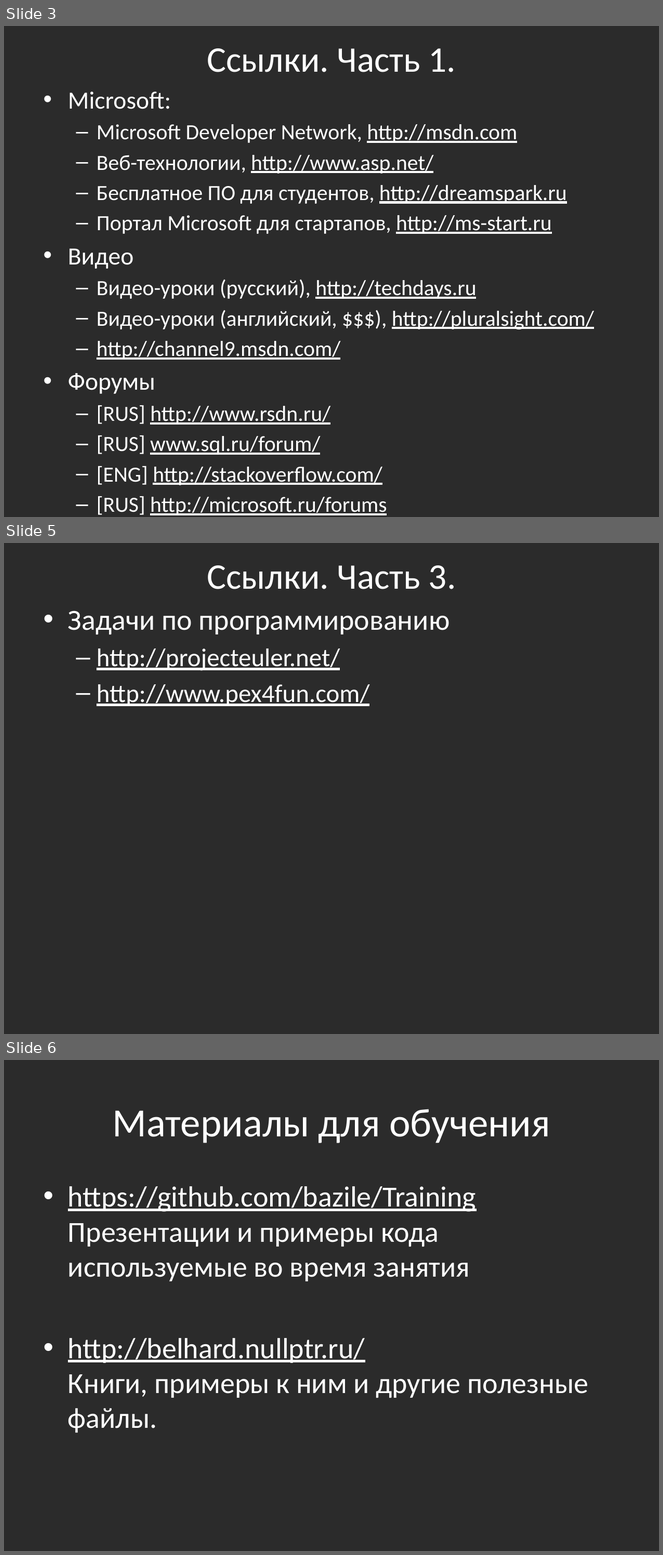
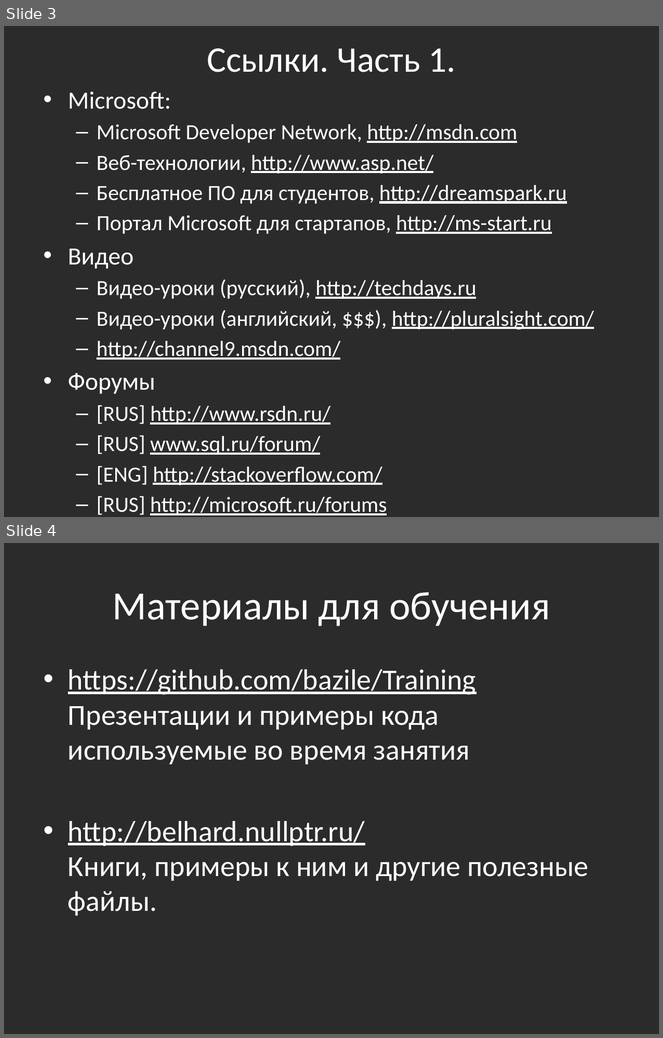
Before and after one commit to bazile/Training, a slide deck: Presentation/lesson-01.pptx. Shown one above the other, each under a label of ours: slides 3, 5 and 6 before the commit, slides 3 and 4 after it; the slides between them are not shown. The pictures are 663x1555 and 663x1038 pixels, drawn with LibreOffice and Linux fonts; fonts in the diff are those of the drawing; background and template pictures are left out; a plain dark background stands for a picture behind light text. Boxes give left, top, right and bottom in pixels: in the first picture for what was removed or moved away, otherwise in the second. Text is boxed around its words. In the diff, an @@ line names an element or a change of style, - is before the commit and + after.

```diff
--- a/Presentation/lesson-01.pptx
+++ b/Presentation/lesson-01.pptx
@@ slide 5 removed at (4, 543, 659, 1034), background picture (left out) @@
@@ title removed at (207, 565, 456, 589) @@
-Ссылки. Часть 3.
@@ text removed at (68, 611, 450, 706) @@
-• Задачи по программированию
-  – http://projecteuler.net/
-  – http://www.pex4fun.com/
@@ what was slide 6 is now slide 4 @@
```
Also in this commit, not shown: 1 slide changed, 1 other slide removed, 5 other files.
